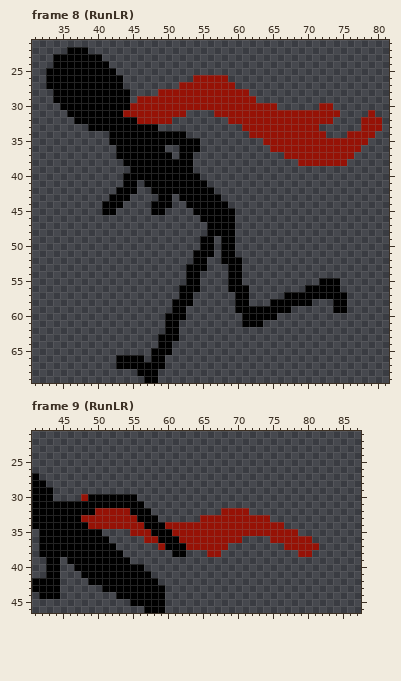
Pixel-art file -- VGS+/Assets/Aseprite/ShadowDancer.ase. The first picture shows the starting point.
110x70 pixels, 17 frames. Colours within 5 levels of each other are drawn and written as one. Shown: frame 8 (RunLR): x 31..81, y 21..69; frame 9 (RunLR): x 41..87, y 21..46. The commit also changed other frames, which this record leaves out.
The result:
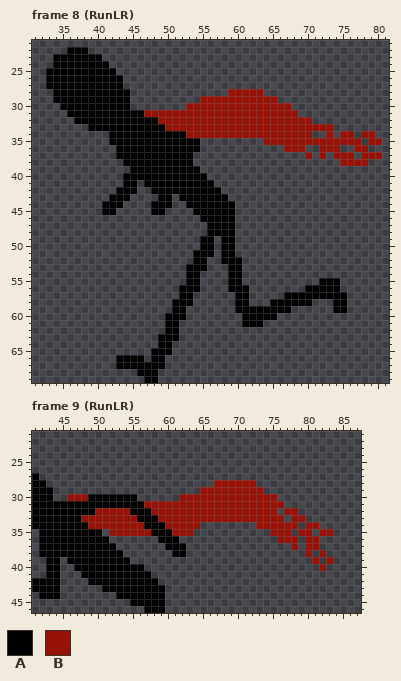
Palette (. is transparent): A #000000  B #961206
The exact change:
--- frame 8 (RunLR), layers "Body", "Cape"
@@ x 31..81 @@
 25 ..AAAAAAAAAA.......................................
-26 ..AAAAAAAAAAA..........BBBBB.......................
-27 ..AAAAAAAAAAA........BBBBBBBB......................
-28 ...AAAAAAAAAAA....BBBBBBBBBBBBB....................
-29 ...AAAAAAAAAAA.BBBBBBBBBBBBBBBBB...................
-30 ....AAAAAAAAAABBBBBBBBBBBBBBBBBBBBB......BB........
-31 .....AAAAAAAABBBBBBBBB....BBBBBBBBBBBBBBBBBB....B..
-32 ......AAAAAAAAABBBBB........BBBBBBBBBBBBBBB....BBB.
-33 ........AAAAAAAAAA............BBBBBBBBBBB......BBB.
-34 ...........AAAAAAAAAAA.........BBBBBBBBBBB...BBBB..
-35 ...........AAAAAAAAAAAAA.........BBBBBBBBBBBBBBB...
-36 ............AAAAAAA..AAA..........BBBBBBBBBBBBB....
-37 ............AAAAAAAA.AA.............BBBBBBBBBB.....
-38 .............AAAAAAAAAA...............BBBBBBB......
-39 ..............AAAAAAAAA............................
-40 .............AAAAAAAAAAA...........................
-41 .............AA.AAAAAAAAA..........................
-42 ............AAA..AAAAAAAAA.........................
-43 ...........AAA....AA.AAAAAA........................
-44 ..........AAA....AAA..AAAAAA.......................
+26 ..AAAAAAAAAAA......................................
+27 ..AAAAAAAAAAA......................................
+28 ...AAAAAAAAAAA..............BBBBB..................
+29 ...AAAAAAAAAAA..........BBBBBBBBBBB................
+30 ....AAAAAAAAAA........BBBBBBBBBBBBBBB..............
+31 .....AAAAAAAAAAABBBBBBBBBBBBBBBBBBBBBB.............
+32 ......AAAAAAAAAAAABBBBBBBBBBBBBBBBBBBBBB...........
+33 ........AAAAAAAAAAABBBBBBBBBBBBBBBBBBBBBBBB........
+34 ...........AAAAAAAAAAABBBBBBBBBBBBBBBBBB..B.BB.BB..
+35 ...........AAAAAAAAAAAAA.........BBBBBBBBBBBBBB.BB.
+36 ............AAAAAAAAAAAA............BBB..BBB..BB...
+37 ............AAAAAAAAAAA................B.B.BBB.BBB.
+38 .............AAAAAAAAAA.....................BBBB...
+39 ..............AAAAAAAAAA...........................
+40 .............AAAAAAAAAAAA..........................
+41 .............AA.AAAAAAAAAA.........................
+42 ............AAA..AAAAAAAAAA........................
+43 ...........AAA....AA.AAAAAAA.......................
+44 ..........AAA....AAA..AAAAAAA......................
 45 ..........AA.....AA....AAAAAA......................
--- frame 9 (RunLR), layer "Cape"
@@ x 41..87 @@
 27 A..............................................
-28 AA.............................................
-29 AAA............................................
-30 AAA....BAAAAAAA................................
-31 AAAAAAAAAAAAAAAA...............................
-32 AAAAAAAAABBBBBAAA..........BBBB................
-33 AAAAAAABBBBBBBBAAA......BBBBBBBBBB.............
-34 AAAAAAAABBBBBBBBAAABBBBBBBBBBBBBBBBB...........
-35 .AAAAAAAAA....BBBAAABBBBBBBBBBBBBBBBBB.........
-36 .AAAAAAAAAA.....BBAAABBBBBBBBB....BBBBBB.......
-37 .AAAAAAAAAAA......BAAABBBBBB........BBBBB......
-38 .AAAAAAAAAAAA.......AA...BB...........BB.......
-39 ..AA.AAAAAAAAA.................................
-40 ..AA..AAAAAAAAAA...............................
+28 AA........................BBBBBB...............
+29 AAA.....................BBBBBBBBB..............
+30 AAA..BBBAAAAAAA......BBBBBBBBBBBBBB............
+31 AAAAAAAAAAAAAAAABBBBBBBBBBBBBBBBBBBB...........
+32 AAAAAAAAABBBBBAAABBBBBBBBBBBBBBBBBB.BB.........
+33 AAAAAAABBBBBBBBAAABBBBBBBBBBBBBBBBBB.BB........
+34 AAAAAAAABBBBBBBBAAABBBBB........BBBBBB.BB......
+35 .AAAAAAAAA.BBBBBBAAABBB...........BBB.BB.BB....
+36 .AAAAAAAAAA.......AAA..............BBB.BB......
+37 .AAAAAAAAAAA.......AAA...............B.BB......
+38 .AAAAAAAAAAAA.......AA.................B.B.....
+39 ..AA.AAAAAAAAA..........................B.B....
+40 ..AA..AAAAAAAAAA.........................B.....
 41 ..AA...AAAAAAAAAA..............................
